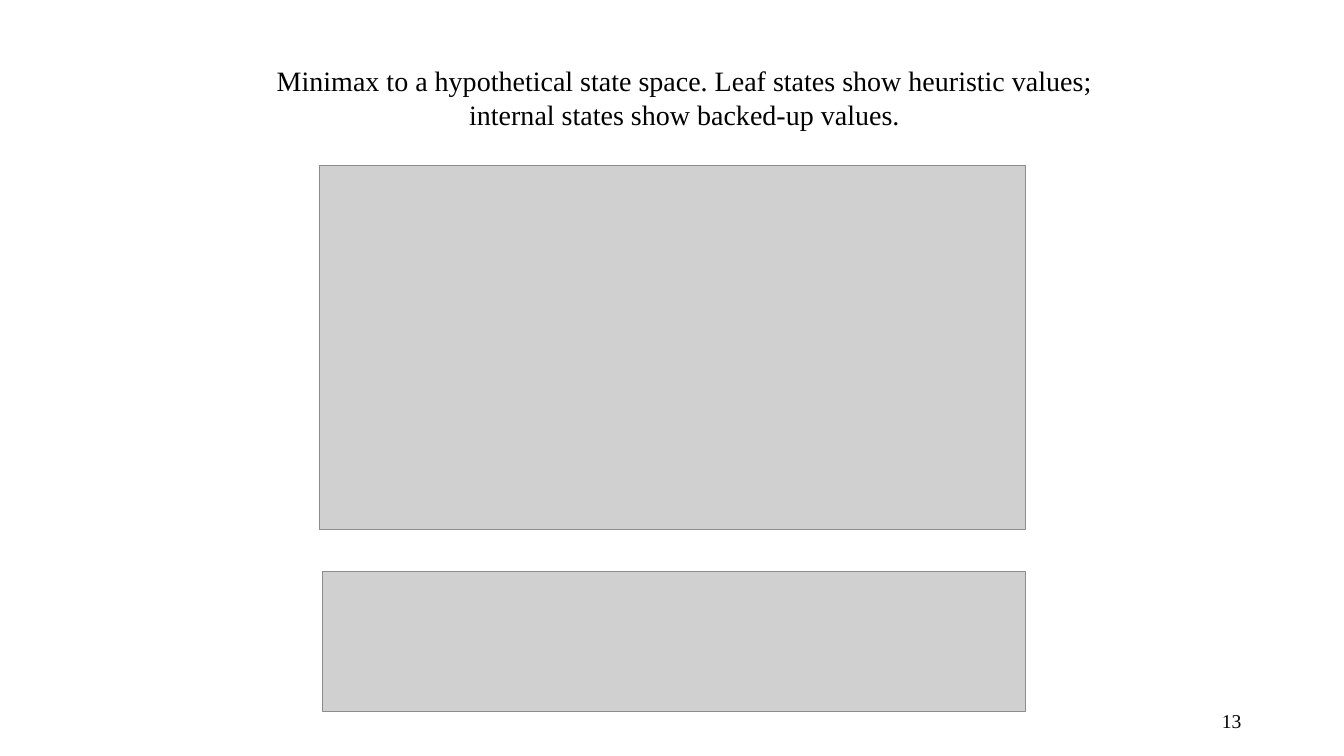
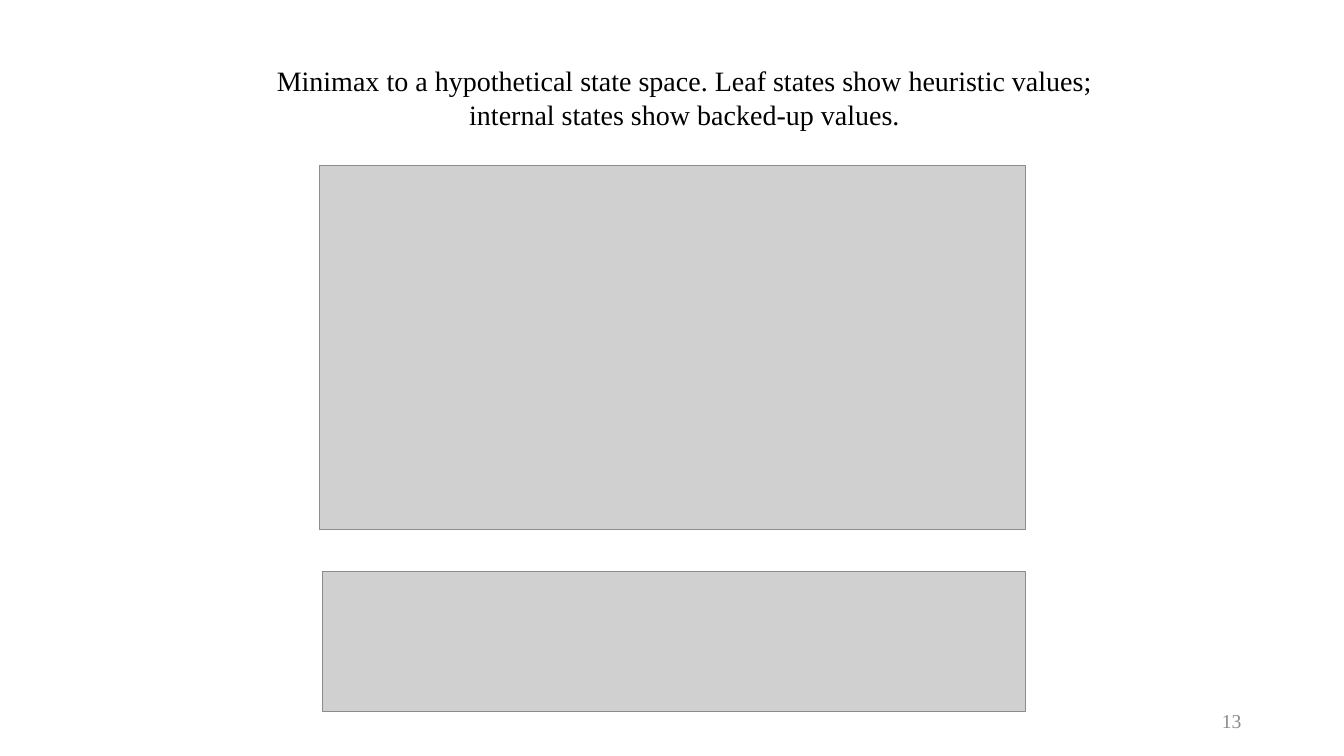
Before and after one commit to imranbuttcodes/SEMESTER_5, a slide deck: slide 13 of Artificial Intelligence/Course Material/Lec_09_Adverserial_Search_I.pptx. Drawn at 1344x756 pixels with LibreOffice and Linux fonts; fonts in the diff are those of the drawing; grey boxes stand for pictures. Boxes give left, top, right and bottom in pixels: in the first picture for what was removed or moved away, otherwise in the second. Text is boxed around its words. In the diff, an @@ line names an element or a change of style, - is before the commit and + after.

```diff
--- a/Artificial Intelligence/Course Material/Lec_09_Adverserial_Search_I.pptx
+++ b/Artificial Intelligence/Course Material/Lec_09_Adverserial_Search_I.pptx
@@ page number at <box>1222,715,1242,728</box>: text colour #000000 to #8C8C8C @@
```
Also in this commit, not shown: 7 other slides changed, 7 other files.
